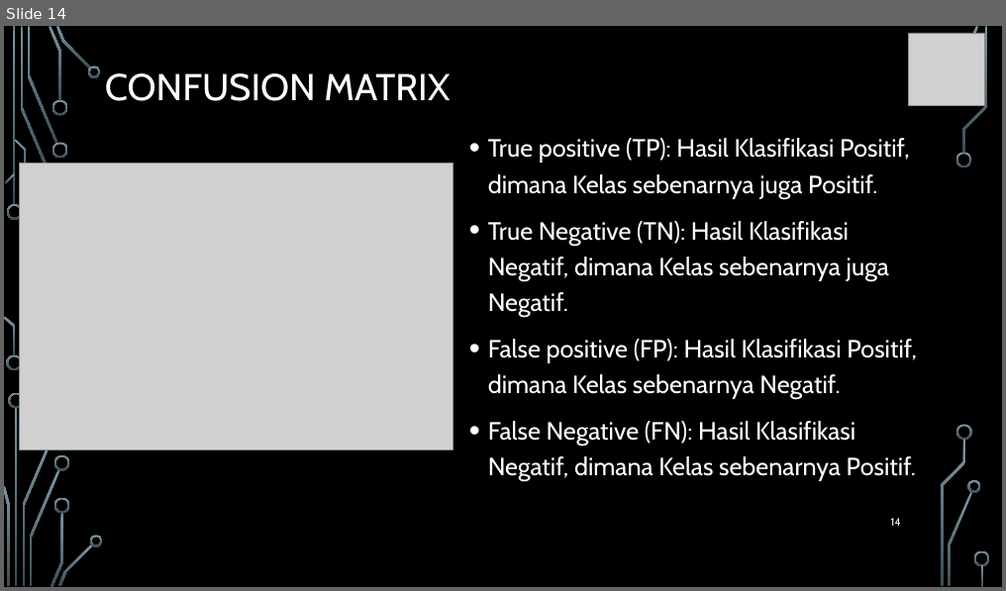
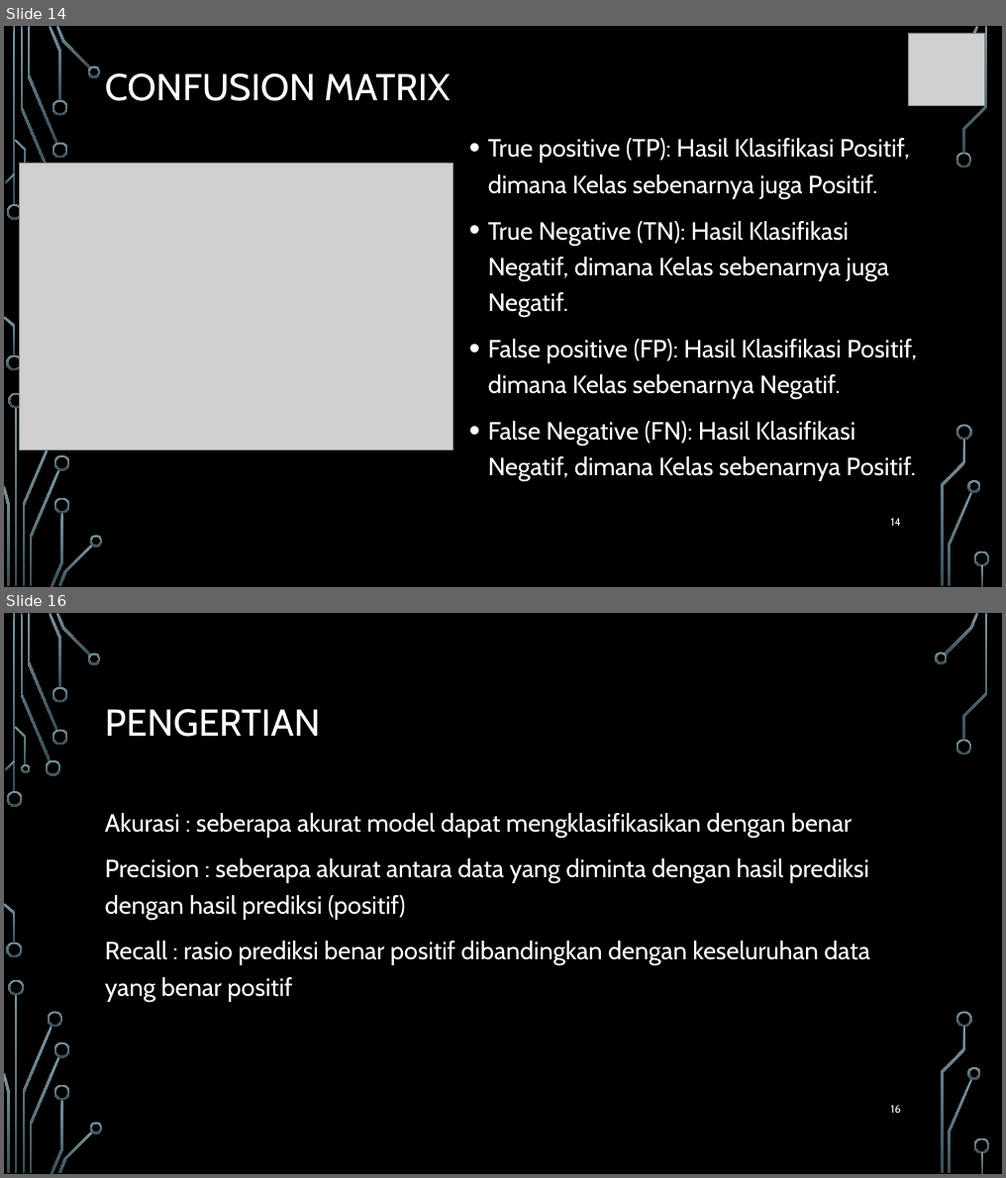
Before and after one commit to novalassalam/comvis, a slide deck: materi 2021/Performance and Accuracy Analysis in Object Detection.pptx. Shown one above the other, each under a label of ours: slide 14 before the commit, slides 14 and 16 after it; the slides between them are not shown. The pictures are 1006x591 and 1006x1178 pixels, drawn with LibreOffice and Linux fonts; fonts in the diff are those of the drawing; grey boxes stand for pictures; background and template pictures are left out. Boxes give left, top, right and bottom in pixels: in the first picture for what was removed or moved away, otherwise in the second. Text is boxed around its words. In the diff, an @@ line names an element or a change of style, - is before the commit and + after.

```diff
--- a/materi 2021/Performance and Accuracy Analysis in Object Detection.pptx
+++ b/materi 2021/Performance and Accuracy Analysis in Object Detection.pptx
@@ slide 16 added at [4, 613, 1002, 1174], background picture (left out); not listed: 32 template elements that a slide beside it also shows @@
@@ group added at [21, 652, 947, 1027]: 4 freeform shapes @@
@@ title added at [105, 709, 320, 737], 36 pt, text #FFFFFF @@
+PENGERTIAN
@@ text added at [105, 813, 869, 1002], 24 pt, text #FFFFFF @@
+Akurasi : seberapa akurat model dapat mengklasifikasikan dengan benar
+Precision : seberapa akurat antara data yang diminta dengan hasil prediksi dengan hasil prediksi (positif)
+Recall : rasio prediksi benar positif dibandingkan dengan keseluruhan data yang benar positif
@@ page number added at [891, 1105, 901, 1113], 10.5 pt, text #FFFFFF @@
+16
```
Also in this commit, not shown: 2 slides changed, 1 other file.
